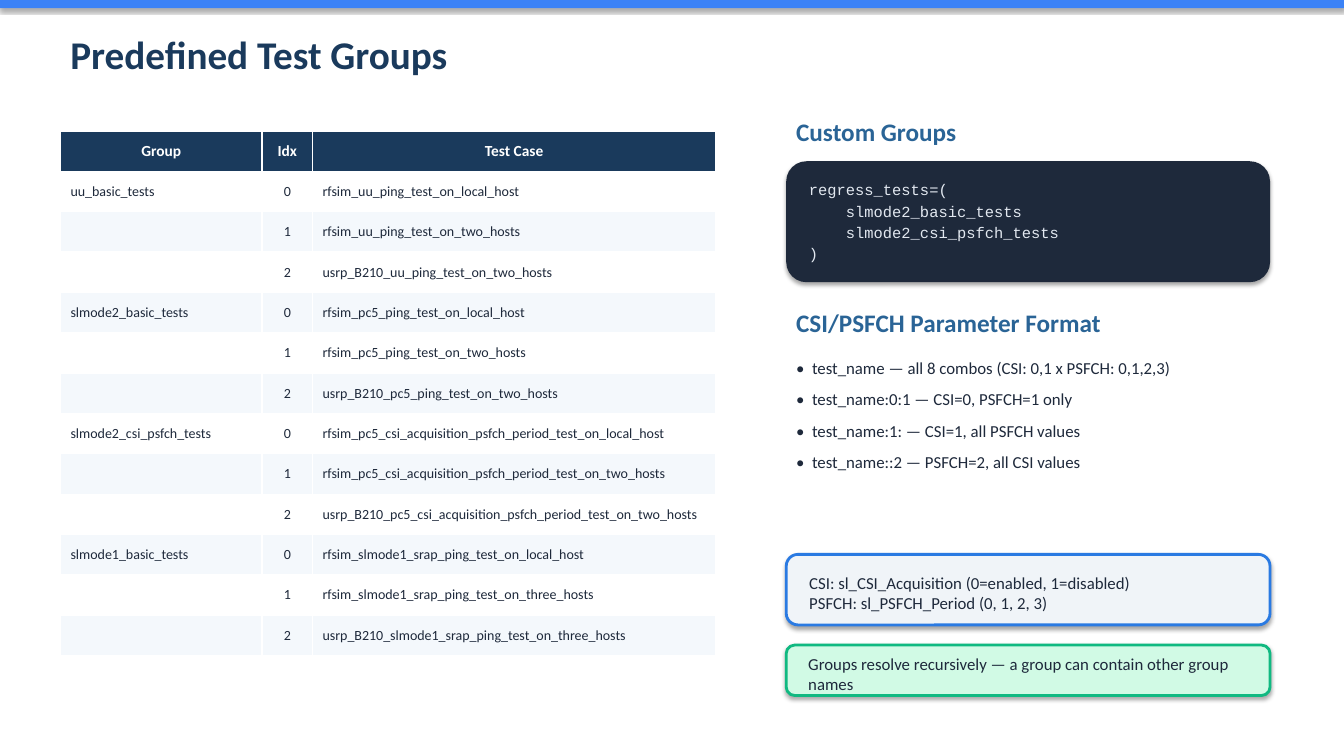
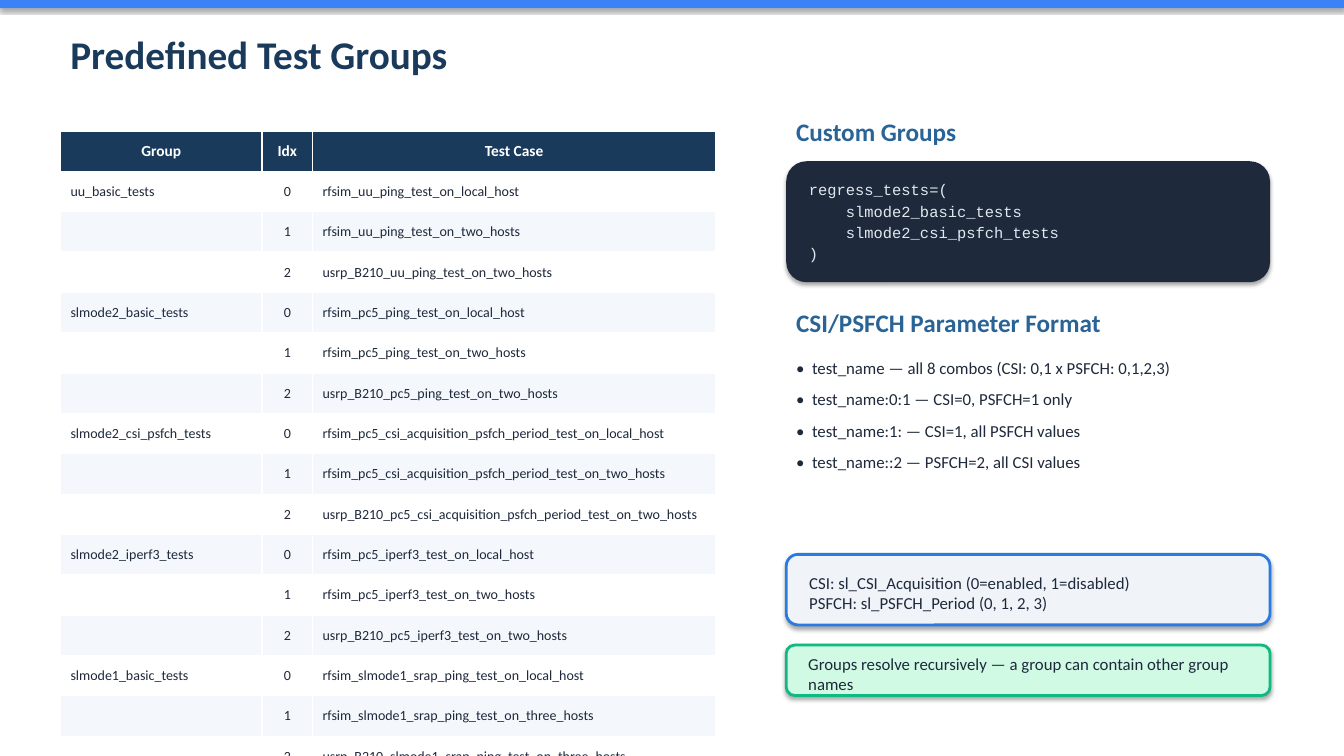
Before and after one commit to davidkimmy/openairinterface5g, a slide deck: slide 6 of doc/episys/test_script/overview_sl_test.pptx. Drawn at 1344x756 pixels with LibreOffice and Linux fonts; fonts in the diff are those of the drawing. Boxes give left, top, right and bottom in pixels: in the first picture for what was removed or moved away, otherwise in the second. Text is boxed around its words. In the diff, an @@ line names an element or a change of style, - is before the commit and + after.

Commit message:
Added iperf3 tests and updated README file.

```diff
--- a/doc/episys/test_script/overview_sl_test.pptx
+++ b/doc/episys/test_script/overview_sl_test.pptx
@@ table at (60, 131, 716, 756) @@
+row 11: slmode2_iperf3_tests | 0 | rfsim_pc5_iperf3_test_on_local_host
+row 12:  | 1 | rfsim_pc5_iperf3_test_on_two_hosts
+row 13:  | 2 | usrp_B210_pc5_iperf3_test_on_two_hosts
+row 17: slmode1_iperf3_tests | 0 | rfsim_slmode1_srap_iperf3_test_on_local_host
+row 18:  | 1 | rfsim_slmode1_srap_iperf3_test_on_three_hosts
+row 19:  | 2 | usrp_B210_slmode1_srap_iperf3_test_on_three_hosts
```
Also in this commit, not shown: 5 other slides changed, 5 other files.
